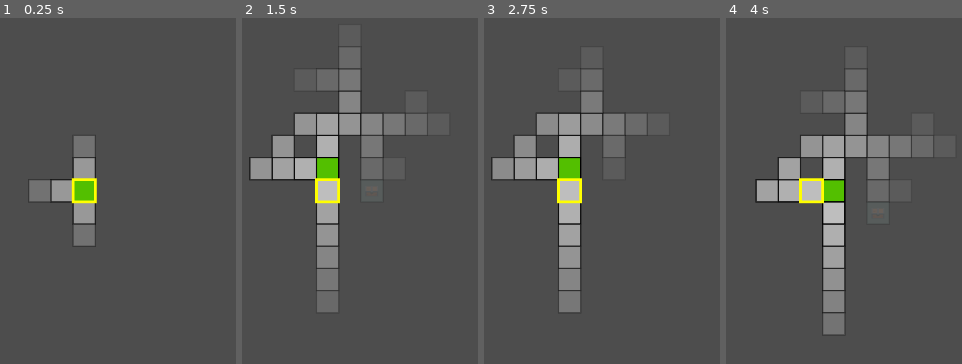
Above: before the commit, frames 1-4 (left to right).
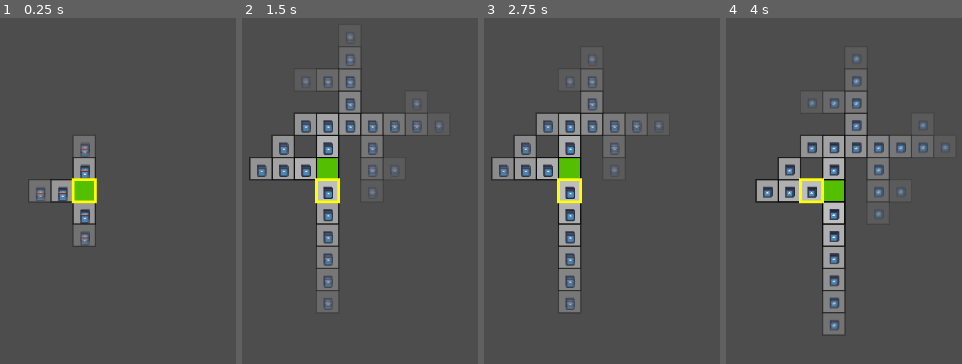
Above: after the commit, the same moments.

Repository: jhaakma/maze_game
Game: Godot game, scene res://Main.tscn
Same seed, same stepped clock (60 frames per second), same inputs: the game is played once before the commit and once after it. The engine's default icon, where the game draws it, is replaced by a stand-in: a white triangle on a blue panel in a dark square.
Inputs:
- Up to frame 1 (0.25 s): no input
- Up to frame 2 (1.5 s): tap Enter (ui_accept) at 0.5, 0.77, 1.25 s; hold D (move_right) 0.53-1.28 s; hold S (move_down) from 1.28 s (still down)
- Up to frame 3 (2.75 s): tap Enter (ui_accept) at 1.52, 2 s; release S (move_down) at 2.03 s; hold D (move_right) from 2.03 s (still down)
- Up to frame 4 (4 s): tap Enter (ui_accept) at 2.75, 3.02, 3.5, 3.77 s; release D (move_right) at 2.78 s; hold W (move_up) 2.78-3.53 s; hold A (move_left) from 3.53 s (still down)

The runs differ from the first frame. In frame 1, 0.9% of the frame differs, in the area x 15-39%, y 36-66%; in frame 2, 3.3%, in the area x 6-85%, y 4-85%; in frame 3, 2.8%; in frame 4, 3.3%.

Commit message:
Add room entities with items and enemies

Diff:
--- /dev/null
+++ b/Enemies/Slime/slime_enemy.tres
@@ -0,0 +1,9 @@
+[gd_resource type="Resource" script_class="Enemy" load_steps=3 format=3]
+
+[ext_resource type="Script" path="res://Entities/Enemy.gd" id="1"]
+[ext_resource type="Texture2D" path="res://icon.svg" id="2"]
+[resource]
+script = ExtResource("1")
+name = "Slime"
+icon = ExtResource("2")
+spawn_chance = 0.1
--- /dev/null
+++ b/Entities/Enemy.gd
@@ -0,0 +1,10 @@
+extends "res://Entities/Entity.gd"
+
+class_name Enemy
+
+@export var name: String = "Enemy"
+@export var icon: Texture2D = null
+@export var spawn_chance: float = 0.1
+
+func on_enter(game: MazeGame, room: Room) -> void:
+    print("Encountered enemy: %s" % name)
--- /dev/null
+++ b/Entities/Entity.gd
@@ -0,0 +1,6 @@
+extends Resource
+
+class_name Entity
+
+func on_enter(game: MazeGame, room: Room) -> void:
+    pass
--- /dev/null
+++ b/Entities/Item.gd
@@ -0,0 +1,11 @@
+extends "res://Entities/Entity.gd"
+
+class_name Item
+
+@export var name: String = "Item"
+@export var icon: Texture2D = null
+@export var spawn_chance: float = 0.1
+
+func on_enter(game: MazeGame, room: Room) -> void:
+    print("Picked up item: %s" % name)
+    room.entities.erase(self)
--- /dev/null
+++ b/Items/Chest/chest_item.tres
@@ -0,0 +1,9 @@
+[gd_resource type="Resource" script_class="Item" load_steps=3 format=3]
+
+[ext_resource type="Script" path="res://Entities/Item.gd" id="1"]
+[ext_resource type="Texture2D" path="res://Icons/Chest.png" id="2"]
+[resource]
+script = ExtResource("1")
+name = "Chest"
+icon = ExtResource("2")
+spawn_chance = 0.1
--- a/Main.tscn
+++ b/Main.tscn
@@ -5,7 +5,8 @@
 [ext_resource type="PackedScene" uid="uid://bibxrhj7eydpo" path="res://MazeGenerator/MazeGenerator.tscn" id="3_cm0pq"]
 [ext_resource type="Script" uid="uid://bc45bp2ccmjdm" path="res://Rooms/Room.gd" id="4_3dxm6"]
 [ext_resource type="PackedScene" uid="uid://de7e471aj42si" path="res://Player/Player.tscn" id="4_cm0pq"]
-[ext_resource type="Resource" uid="uid://72y2o8eu65fq" path="res://Rooms/room_item.tres" id="5_3dxm6"]
+[ext_resource type="Resource" path="res://Items/Chest/chest_item.tres" id="5_chest"]
+[ext_resource type="Resource" path="res://Enemies/Slime/slime_enemy.tres" id="6_slime"]
 [ext_resource type="Script" uid="uid://bx85nu0nabb6q" path="res://camera_2d.gd" id="7_lgr22"]
 
 [node name="Main" type="Node2D" node_paths=PackedStringArray("generator", "visualiser", "player")]
@@ -29,7 +30,9 @@
 bounds_min = Vector2i(-10, -8)
 bounds_max = Vector2i(10, 8)
 same_direction_chance = 0.8
-room_types = Array[ExtResource("4_3dxm6")]([ExtResource("5_3dxm6")])
+room_types = Array[ExtResource("4_3dxm6")]([])
+item_types = Array[ExtResource("5_chest")]([ExtResource("5_chest")])
+enemy_types = Array[ExtResource("6_slime")]([ExtResource("6_slime")])
 
 [node name="Player" parent="." instance=ExtResource("4_cm0pq")]
 
--- a/MazeGenerator/maze_generator.gd
+++ b/MazeGenerator/maze_generator.gd
@@ -1,6 +1,9 @@
 extends Node
 
 class_name MazeGenerator
+
+const Item = preload("res://Entities/Item.gd")
+const Enemy = preload("res://Entities/Enemy.gd")
 
 enum RoomType { START, EXIT, ITEM, COMBAT, EVENT, EMPTY }
 
@@ -21,6 +24,8 @@
 ## `MazeData` instance, so this property stores the data directly.
 @export var maze_data: MazeData
 @export var room_types: Array[Room] = []
+@export var item_types: Array[Item] = []
+@export var enemy_types: Array[Enemy] = []
 
 
 const DIRECTIONS: Array[Vector2i] = [
@@ -136,14 +141,23 @@
         if maze_data.maze[pos].empty:
             candidates.append(pos)
 
-    if room_types.is_empty():
-        return
+    if not room_types.is_empty():
+        # for each empty room, try to spawn a room type
+        for pos in candidates:
+            var new_room: Room = room_types[randi() % room_types.size()]
+            if randf() < new_room.spawn_chance:
+                maze_data.maze[pos] = new_room.duplicate()
 
-    # for each empty room, try to spawn a room type
-    for pos in candidates:
-        #pick a random room type
-        var new_room: Room = room_types[randi() % room_types.size()]
-        #Check spawn chance
-        if randf() < new_room.spawn_chance:
-            print("Placing room at ", pos, " with type: ", new_room.description)
-            maze_data.maze[pos] = new_room.duplicate()
+    # After assigning room types, spawn items and enemies in rooms
+    for pos in maze_data.maze.keys():
+        if pos == start_pos or pos == exit_pos:
+            continue
+        var room: Room = maze_data.maze[pos]
+        for item in item_types:
+            if randf() < item.spawn_chance:
+                room.entities.append(item.duplicate())
+                break
+        for enemy in enemy_types:
+            if randf() < enemy.spawn_chance:
+                room.entities.append(enemy.duplicate())
+                break
--- a/MazeGenerator/maze_visualiser.gd
+++ b/MazeGenerator/maze_visualiser.gd
@@ -66,6 +66,17 @@
             var icon_color = Color(1, 1, 1, alpha)  # White with the same alpha
             draw_texture_rect(icon, Rect2(icon_pos, icon_size), false, icon_color)
 
+        # Draw entity icons
+        var ent_index := 0
+        for ent in room.entities:
+            if ent.icon:
+                var e_size = Vector2(cell_size, cell_size) * 0.4
+                var offset = Vector2(ent_index % 2, ent_index / 2) * (e_size * 0.1)
+                var e_pos = Vector2(pos) * cell_size + (Vector2(cell_size, cell_size) - e_size) / 2.0 + offset
+                var e_color = Color(1,1,1, alpha)
+                draw_texture_rect(ent.icon, Rect2(e_pos, e_size), false, e_color)
+                ent_index += 1
+
 
     # Draw player at their current position
     draw_rect(Rect2(player.position * cell_size, Vector2(cell_size, cell_size)), Color(1, 1, 0, 1.0), false, 4.0)
--- a/Rooms/Room.gd
+++ b/Rooms/Room.gd
@@ -8,6 +8,7 @@
 @export var behaviour: Script = null
 @export var empty: bool = false
 @export var spawn_chance: float = 1.0
+@export var entities: Array[Entity] = []
 
 var visited: bool = false
 
@@ -19,3 +20,6 @@
             instance.on_enter(game)
         else:
             push_error("Room: Assigned behaviour script is not a RoomBehaviour.")
+    for entity in entities:
+        if entity is Entity:
+            entity.on_enter(game, self)
Not shown, added: Entities/Enemy.gd.uid
Not shown, added: Entities/Entity.gd.uid
Not shown, added: Entities/Item.gd.uid
